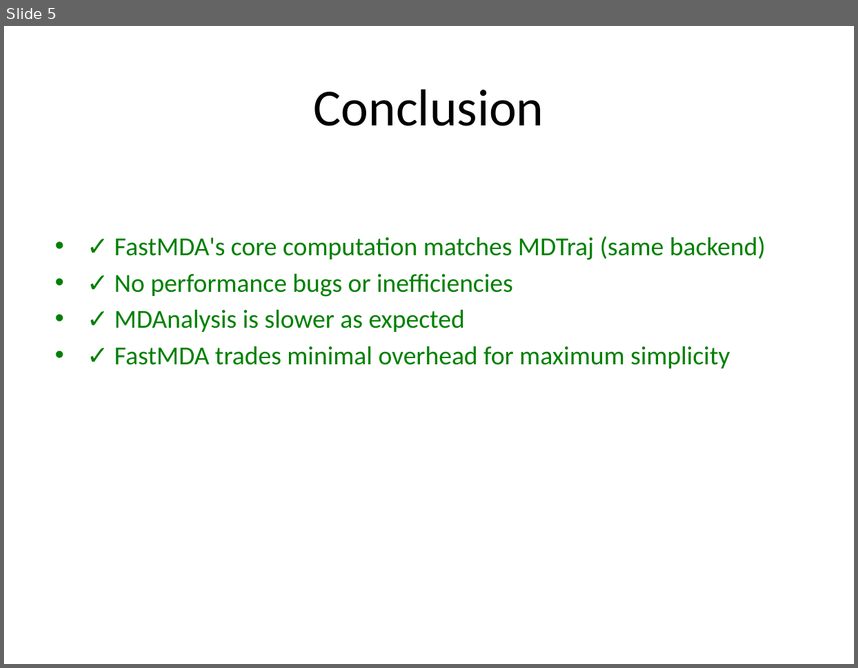
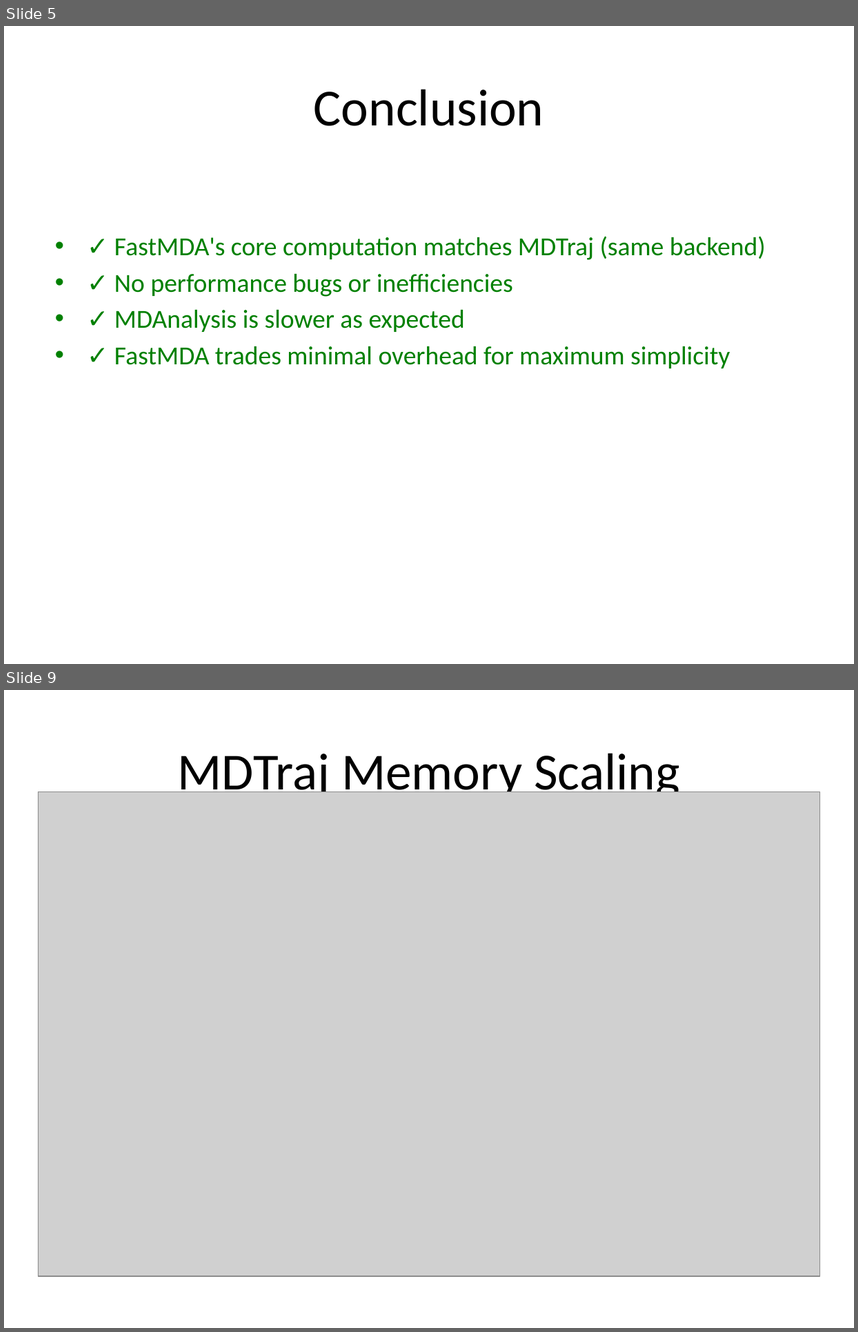
Before and after one commit to Paradoxicaly/FastMDAnalysis, a slide deck: benchmark_presentation.pptx. Shown one above the other, each under a label of ours: slide 5 before the commit, slides 5 and 9 after it; the slides between them are not shown. The pictures are 858x668 and 858x1332 pixels, drawn with LibreOffice and Linux fonts; fonts in the diff are those of the drawing; grey boxes stand for pictures. Boxes give left, top, right and bottom in pixels: in the first picture for what was removed or moved away, otherwise in the second. Text is boxed around its words. In the diff, an @@ line names an element or a change of style, - is before the commit and + after.

Commit message:
Add log-scale scaling plots and LOC assets

```diff
--- a/benchmark_presentation.pptx
+++ b/benchmark_presentation.pptx
@@ slide 9 added at (x1=4, y1=690, x2=854, y2=1328), background #FFFFFF @@
@@ title added at (x1=177, y1=753, x2=680, y2=801), 44 pt, text #000000 @@
+MDTraj Memory Scaling
@@ picture added at (x1=38, y1=792, x2=820, y2=1276) @@
```
Also in this commit, not shown: 8 other slides added, 7 other files.
